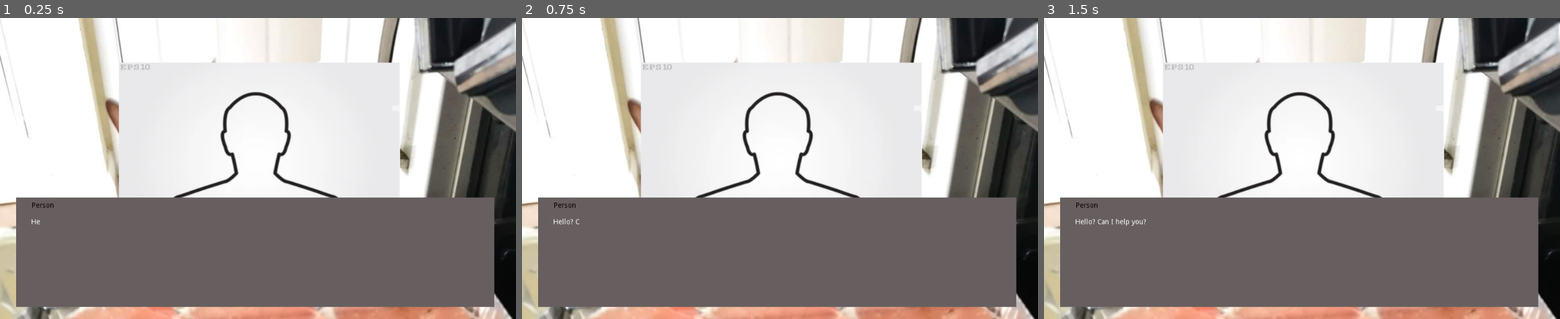
Above: before the commit, frames 1-3 (left to right).
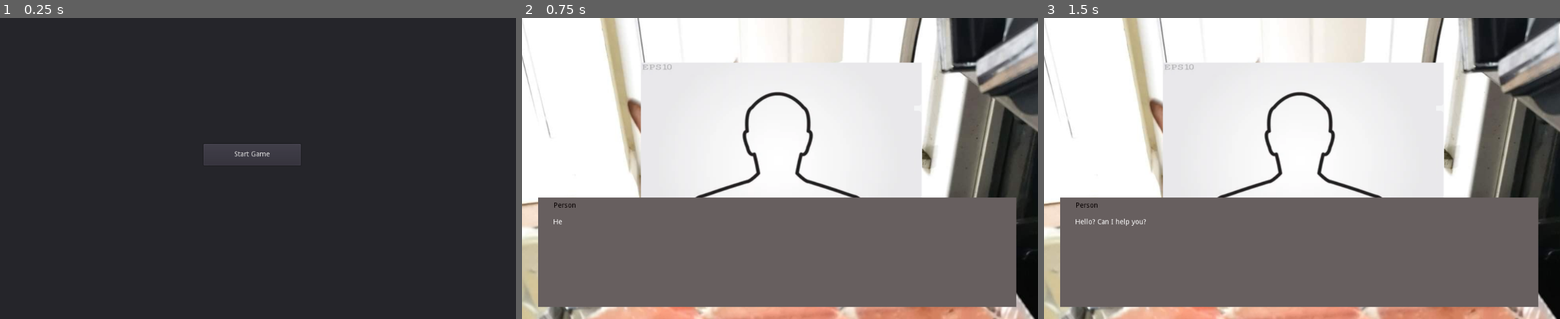
Above: after the commit, the same moments.

Repository: Feketelo/DycerLyfe-International-RenPy-
Game: Godot game, scene res://DycerLyfe.tscn
Same seed, same stepped clock (60 frames per second), same inputs: the game is played once before the commit and once after it.
Inputs (mouse positions are in pixels of both pictures, inside the frame that each line leads up to):
- Up to frame 1 (0.25 s): no input
- Up to frame 2 (0.75 s): click (774, 153) at 0.5 s, where only the run after the commit has a clickable "Start Game"
- Up to frame 3 (1.5 s): tap Enter (ui_accept) at 1.25 s

The runs differ from the first frame. In frame 1, 95% of the frame differs, in the area x 0-100%, y 0-100%; in frame 2, less than 0.1%; in frame 3, nothing differs.

Commit message:
adding functional blank start screen

Diff:
--- a/DycerLyfe.tscn
+++ b/DycerLyfe.tscn
@@ -75,4 +75,18 @@
 margin_right = 772.0
 margin_bottom = 204.0
 
+[node name="StartScreen" type="Panel" parent="."]
+margin_left = -12.0
+margin_top = -18.0
+margin_right = 1037.0
+margin_bottom = 625.0
+
+[node name="Button" type="Button" parent="StartScreen"]
+margin_left = 416.0
+margin_top = 269.0
+margin_right = 609.0
+margin_bottom = 312.0
+text = "Start Game"
+
 [connection signal="tween_completed" from="Control/TextBox/Tween" to="Control" method="_on_Tween_tween_completed"]
+[connection signal="pressed" from="StartScreen/Button" to="Control" method="_on_Button_pressed"]
--- a/HouseCall_1.gd
+++ b/HouseCall_1.gd
@@ -2,12 +2,14 @@
 
 onready var text = get_parent().get_node("Dialogue").dialogue_1
 onready var dialogue_options = get_tree().get_nodes_in_group("dialogue_options")
+onready var StartScreen = get_parent().get_node("StartScreen")
 var dialogue_index = 0
 var finished
 var active
 
 func _ready():
-	load_dialogue()
+	#load_dialogue()
+	pass
 
 func _physics_process(delta):
 	if active:
@@ -56,3 +58,11 @@
 
 func _on_Tween_tween_completed(object, key):
 	finished = true
+
+
+
+func _on_Button_pressed():
+	StartScreen.hide()
+	load_dialogue() # Replace with function body.
+
+ # Replace with function body.
--- /dev/null
+++ b/StartScreen.gd
@@ -0,0 +1,13 @@
+extends Panel
+
+
+# Declare member variables here. Examples:
+var gameStarted
+
+
+
+# Called when the node enters the scene tree for the first time.
+func _ready():
+	pass
+
+	 # Replace with function body.
